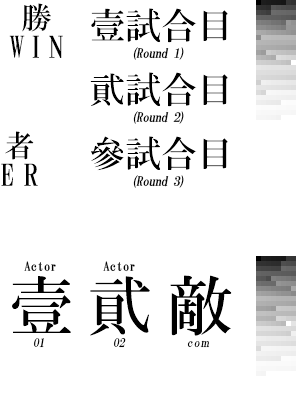
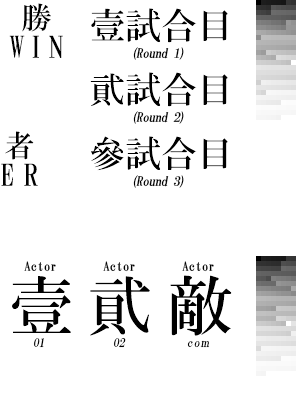
Layer changes from the first 296x416 image to the second:
showed "Actor copy 2" over [182, 261, 214, 272]
